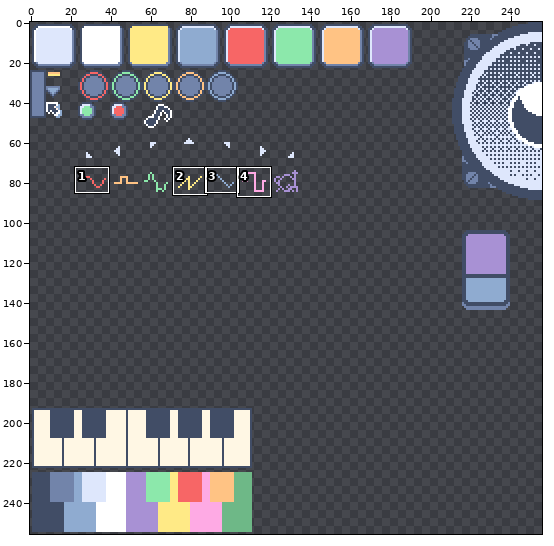
Two versions of one pixel-art file, tiny-cli/sprite-sheet.aseprite. The first picture is a wide view before the edit; the outline marks the close-up.
Close-up. Earlier state:
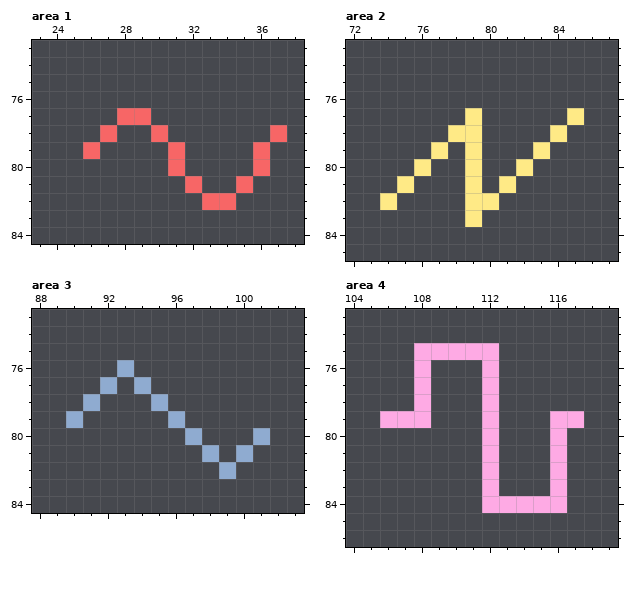
256x256 pixels, 1 frame. Shown: area 1: x 23..38, y 73..84; area 2: x 72..87, y 73..85; area 3: x 88..103, y 73..84; area 4: x 104..119, y 73..86. The commit also changed other parts of the picture, which this record leaves out.
The same view after the edit:
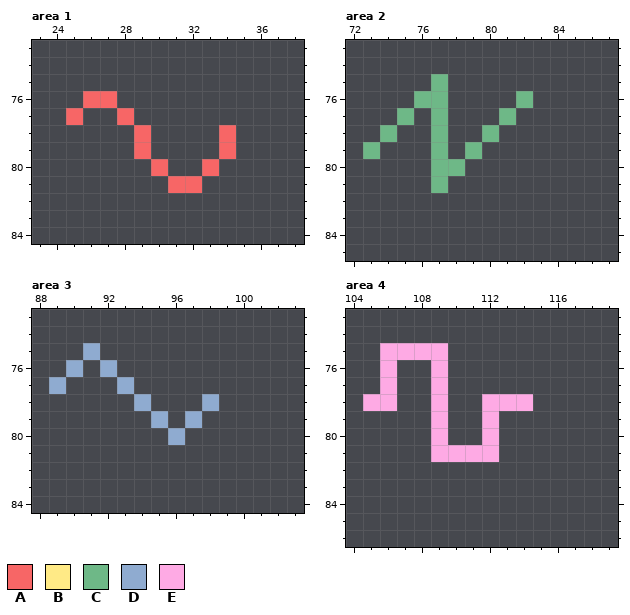
Palette (. is transparent): A #f76666  B #ffea86  C #6eb887  D #8fabd0  E #feaae4
What changed:
--- area 1, layers "Layer 1 #2", "Layer 2"
@@ x 23..38 @@
 75 ................
-76 ................
-77 .....AA.........
-78 ....A..A......A.
-79 ...A....A....A..
-80 ........A....A..
-81 .........A..A...
-82 ..........AA....
+76 ...AA...........
+77 ..A..A..........
+78 ......A....A....
+79 ......A....A....
+80 .......A..A.....
+81 ........AA......
+82 ................
 83 ................
--- area 2, layers "Layer 1 #2", "Layer 2"
@@ x 72..87 @@
 74 ................
-75 ................
-76 ................
-77 .......B.....B..
-78 ......BB....B...
-79 .....B.B...B....
-80 ....B..B..B.....
-81 ...B...B.B......
-82 ..B....BB.......
-83 .......B........
+75 .....C..........
+76 ....CC....C.....
+77 ...C.C...C......
+78 ..C..C..C.......
+79 .C...C.C........
+80 .....CC.........
+81 .....C..........
+82 ................
+83 ................
 84 ................
--- area 3, layers "Layer 1 #2", "Layer 2"
@@ x 88..103 @@
 74 ................
-75 ................
-76 .....D..........
-77 ....D.D.........
-78 ...D...D........
-79 ..D.....D.......
-80 .........D...D..
-81 ..........D.D...
-82 ...........D....
+75 ...D............
+76 ..D.D...........
+77 .D...D..........
+78 ......D...D.....
+79 .......D.D......
+80 ........D.......
+81 ................
+82 ................
 83 ................
--- area 4, layers "Layer 1 #2", "Layer 2"
@@ x 104..119 @@
 74 ................
-75 ....EEEEE.......
-76 ....E...E.......
-77 ....E...E.......
-78 ....E...E.......
-79 ..EEE...E...EE..
-80 ........E...E...
-81 ........E...E...
-82 ........E...E...
-83 ........E...E...
-84 ........EEEEE...
+75 ..EEEE..........
+76 ..E..E..........
+77 ..E..E..........
+78 .EE..E..EEE.....
+79 .....E..E.......
+80 .....E..E.......
+81 .....EEEE.......
+82 ................
+83 ................
+84 ................
 85 ................
Pixel boxes of the changes (left, top, right, bottom) in both close-ups:
changed: (66, 91, 287, 210)
changed: (363, 74, 584, 227)
changed: (49, 343, 270, 479)
changed: (363, 343, 584, 513)
